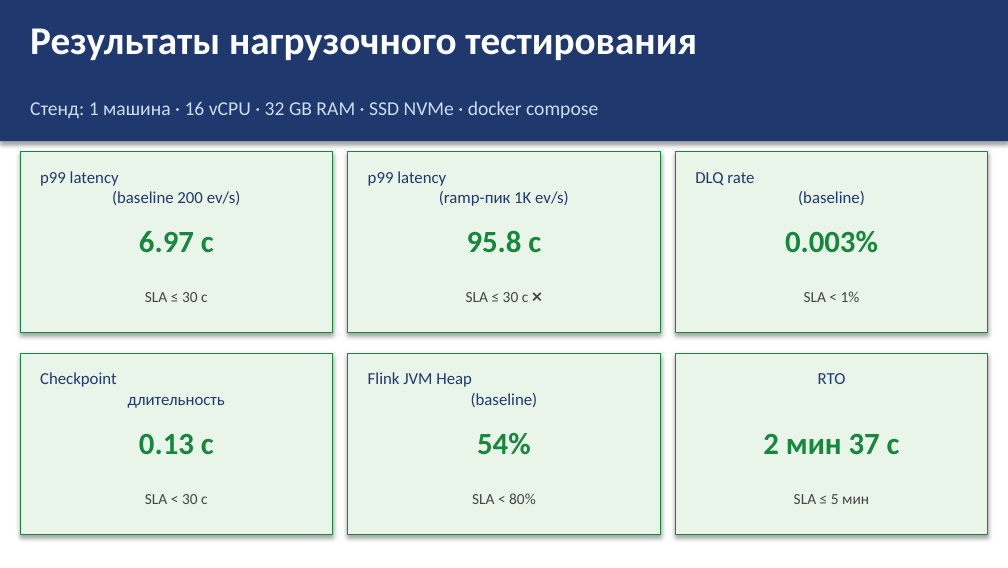
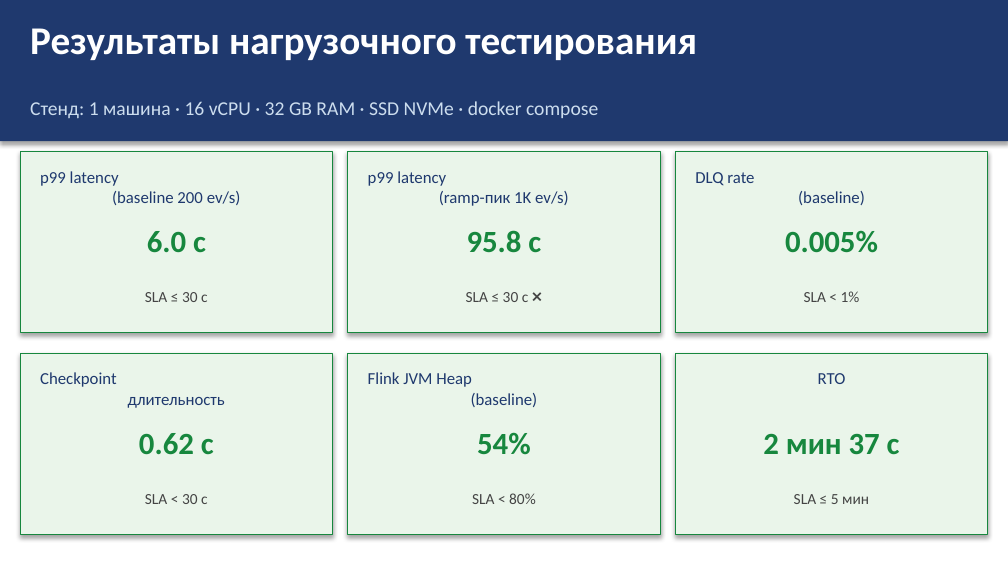
Before and after one commit to icheve/thesis, a slide deck: slide 12 of docs/ВКР_Ичев_Presentation.pptx. Drawn at 1008x568 pixels with LibreOffice and Linux fonts; fonts in the diff are those of the drawing. Boxes give left, top, right and bottom in pixels: in the first picture for what was removed or moved away, otherwise in the second. Text is boxed around its words. In the diff, an @@ line names an element or a change of style, - is before the commit and + after.

```diff
--- a/docs/ВКР_Ичев_Presentation.pptx
+++ b/docs/ВКР_Ичев_Presentation.pptx
@@ text at [147,231,206,253]: text changed @@
-6.97 с
+6.0 с
@@ text at [785,230,878,253]: text changed @@
-0.003%
+0.005%
@@ text at [139,433,214,455]: text changed @@
-0.13 с
+0.62 с
```
Also in this commit, not shown: 4 other slides changed, 12 other files.
